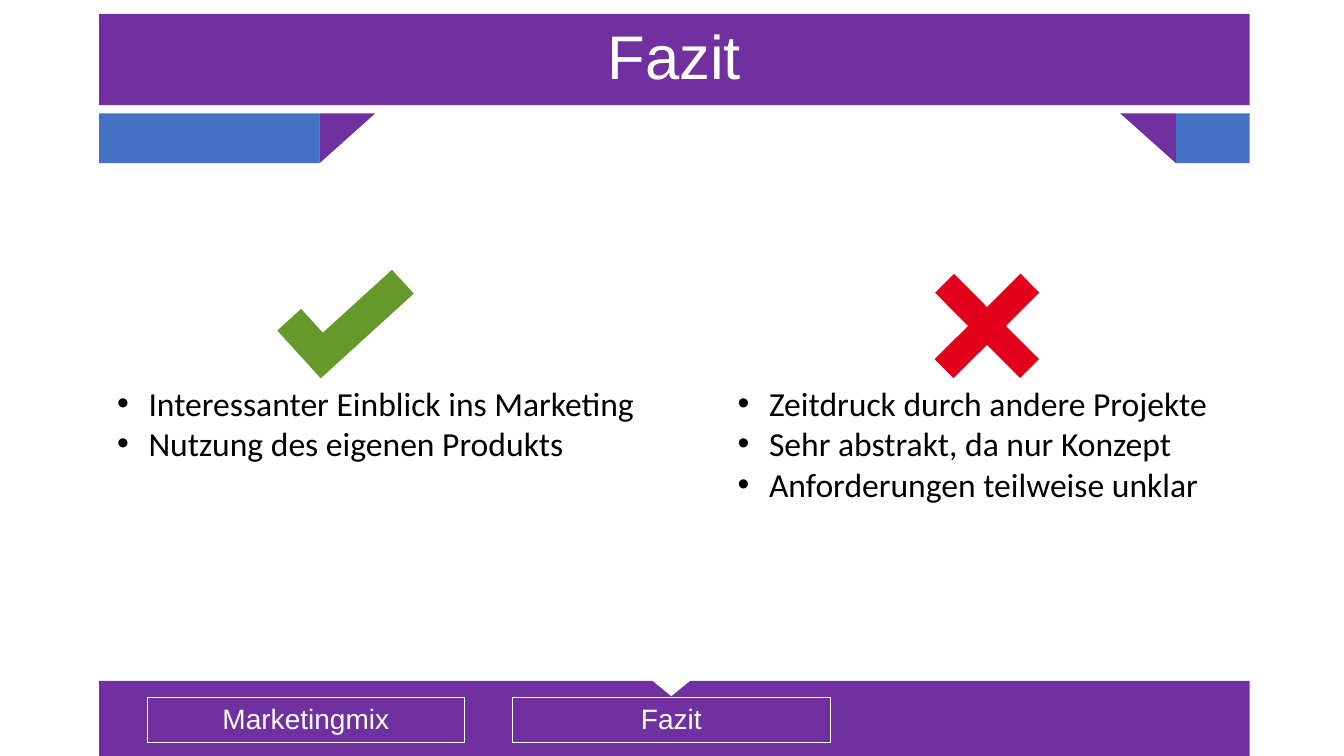
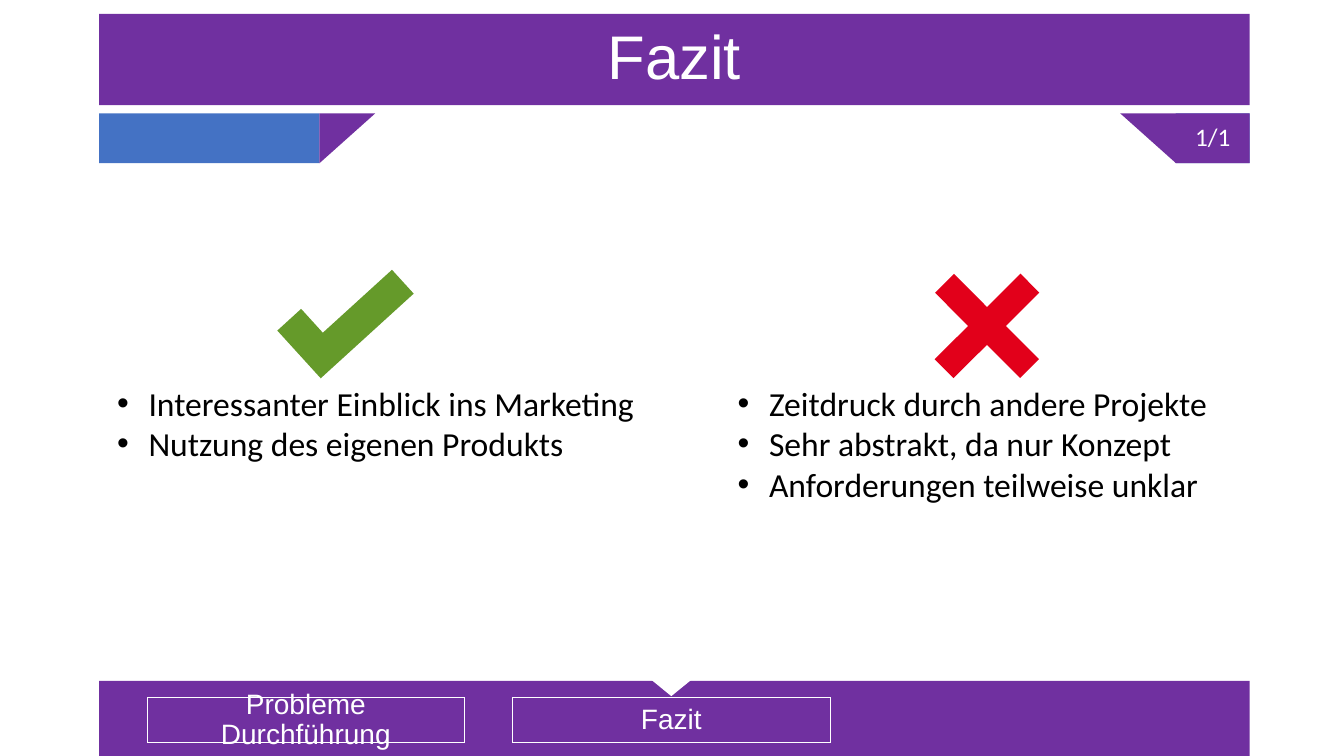
Before and after one commit to Sl0thking/mp_gproz_scrumiverse, a slide deck: slide 26 of 5_Präsentation/Projektpräsentation.pptx (slide 25 before the commit). Drawn at 1344x756 pixels with LibreOffice and Linux fonts; fonts in the diff are those of the drawing. Boxes give left, top, right and bottom in pixels: in the first picture for what was removed or moved away, otherwise in the second. Text is boxed around its words. In the diff, an @@ line names an element or a change of style, - is before the commit and + after.

```diff
--- a/5_Präsentation/Projektpräsentation.pptx
+++ b/5_Präsentation/Projektpräsentation.pptx
@@ text added at (1177, 114, 1250, 163), fill #7030A0, 18 pt, text #FFFFFF @@
+1/1
@@ text at (221, 693, 391, 749): text changed @@
-Marketingmix
+Probleme Durchführung
```
Also in this commit, not shown: 13 other slides changed, 1 slide added.
